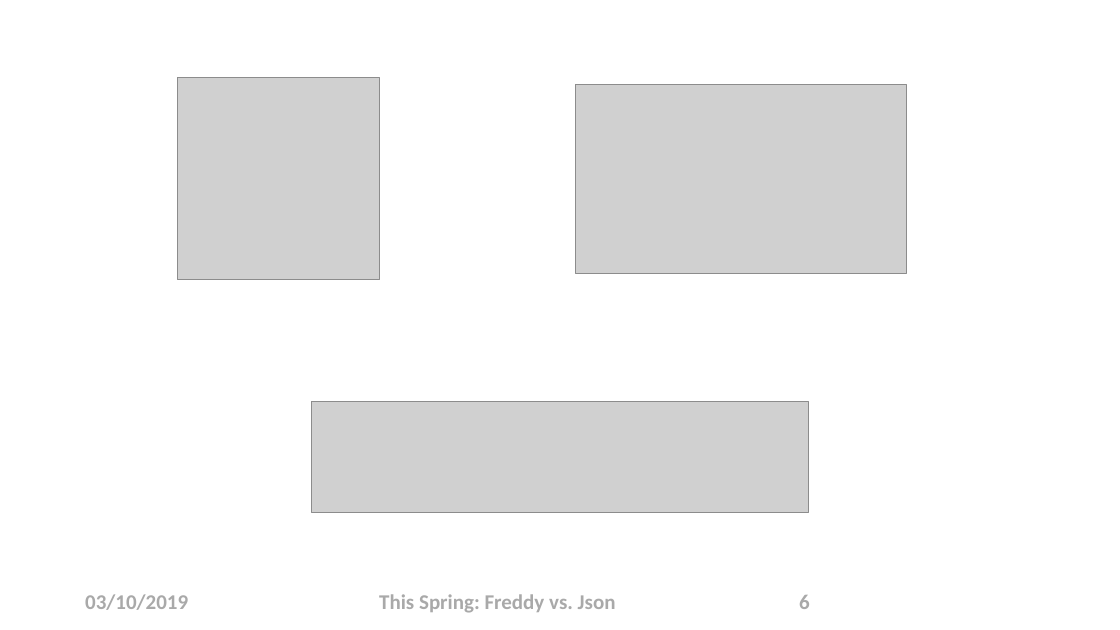
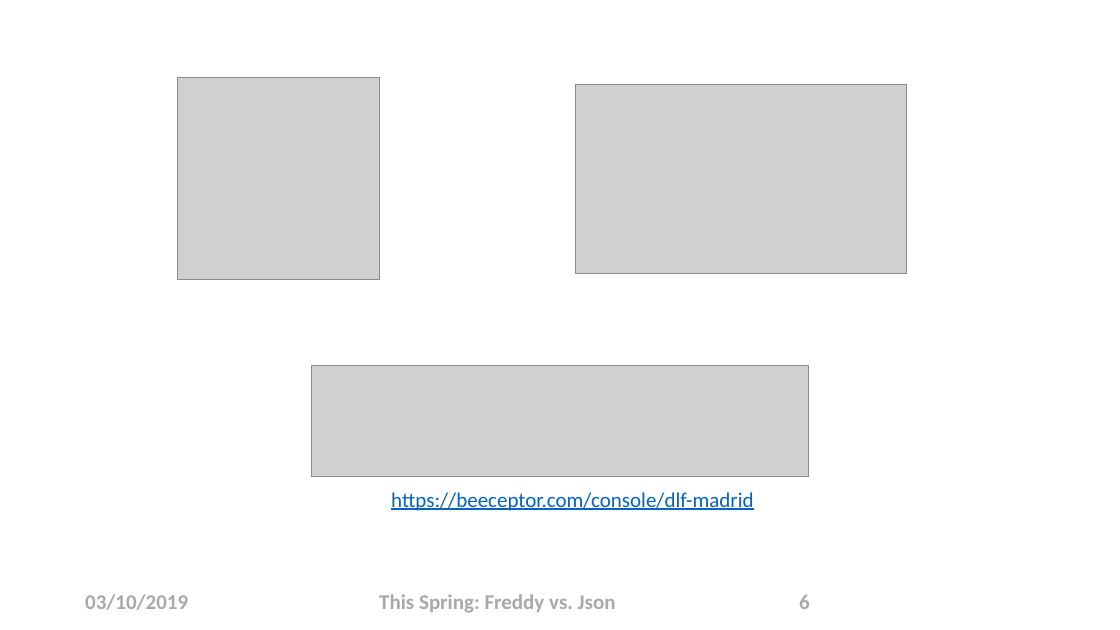
Before and after one commit to NoelAlgora/jackson-databind-cves, a slide deck: slide 6 of This Spring, Freddy vs Json.pptx. Drawn at 1120x630 pixels with LibreOffice and Linux fonts; fonts in the diff are those of the drawing; grey boxes stand for pictures. Boxes give left, top, right and bottom in pixels: in the first picture for what was removed or moved away, otherwise in the second. Text is boxed around its words. In the diff, an @@ line names an element or a change of style, - is before the commit and + after.

Commit message:
DLF Madrid PPTX updated.

```diff
--- a/This Spring, Freddy vs Json.pptx
+++ b/This Spring, Freddy vs Json.pptx
@@ picture: place and size @@
-picture at (312, 402, 808, 513)
+picture at (312, 365, 808, 476)
@@ text added at (391, 492, 753, 511), 18 pt, text #0563C1, underline @@
+https://beeceptor.com/console/dlf-madrid
```
